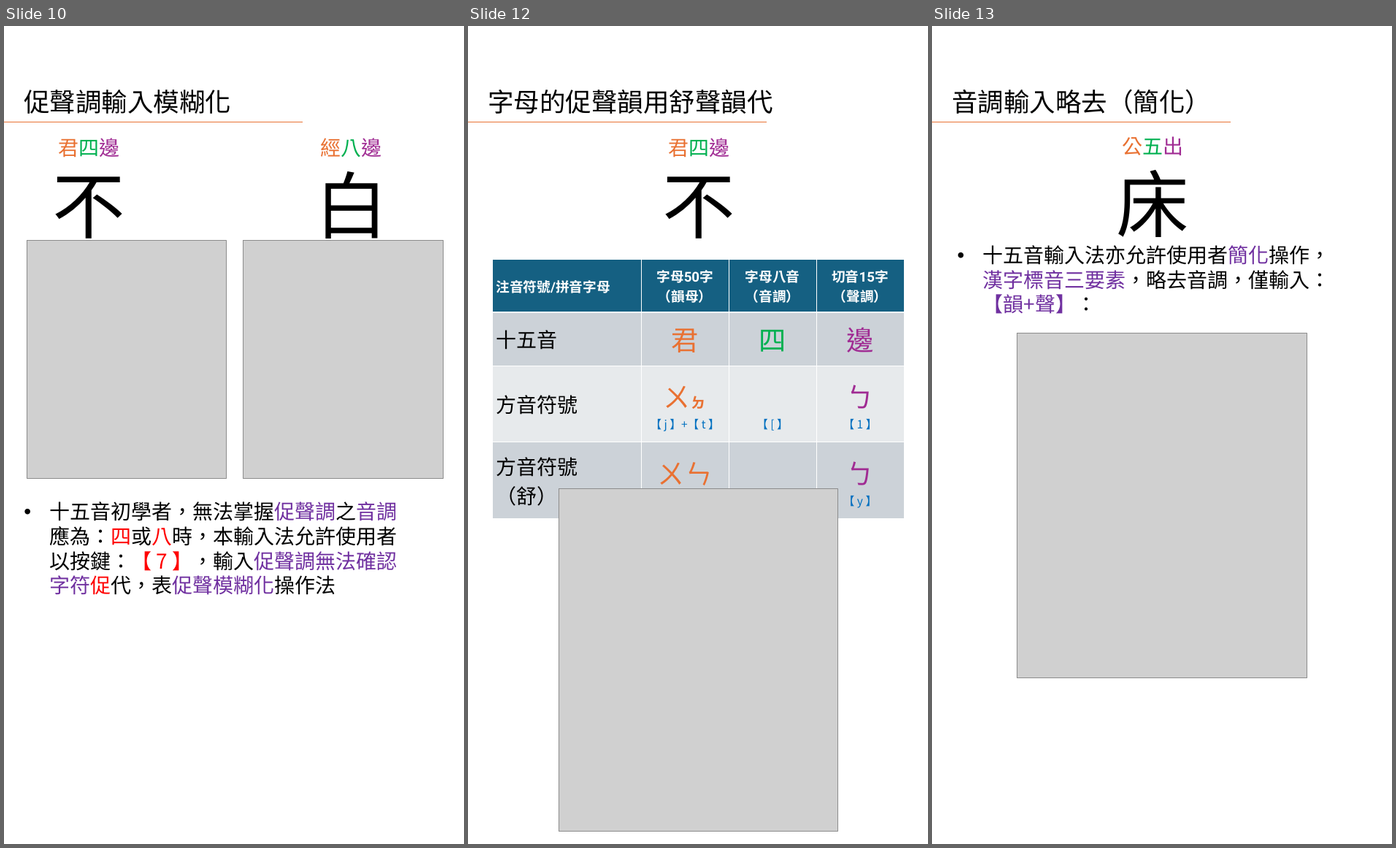
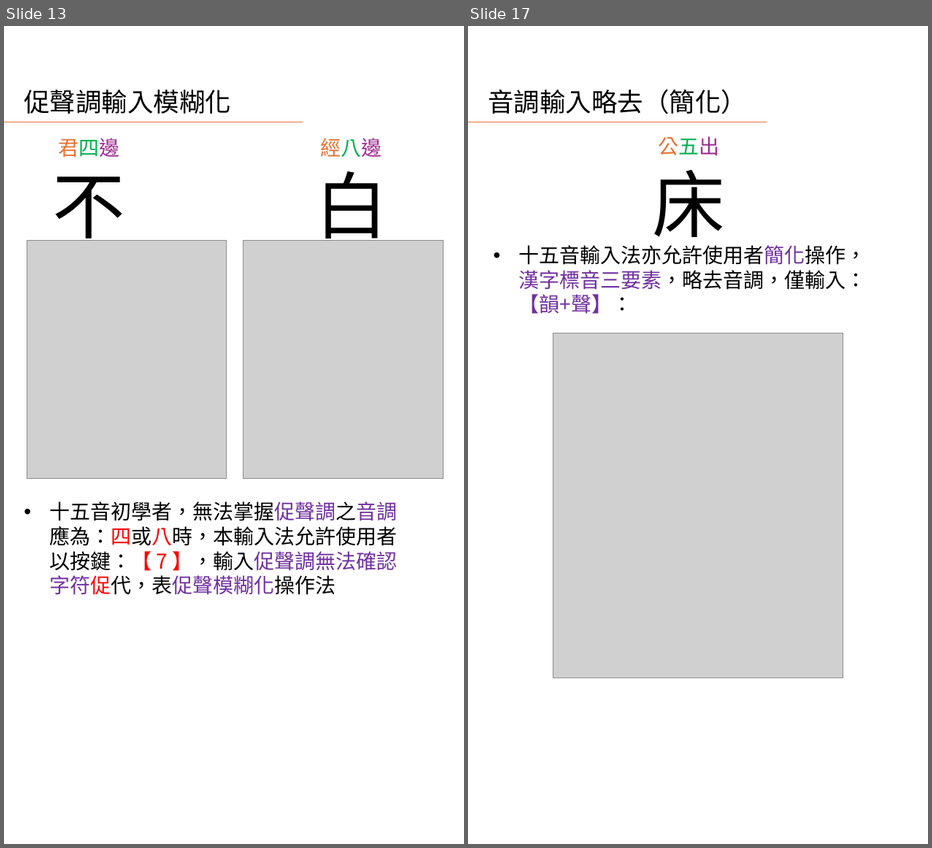
Before and after one commit to AlanJui/rime-tlpa, a slide deck: docs/guide/十五音輸入法簡介.pptx. Shown side by side, each under a label of ours: slides 10, 12 and 13 before the commit, slides 13 and 17 after it; the slides between them are not shown. The pictures are 1396x848 and 932x848 pixels, drawn with LibreOffice and Linux fonts; fonts in the diff are those of the drawing; grey boxes stand for pictures. Boxes give left, top, right and bottom in pixels: in the first picture for what was removed or moved away, otherwise in the second. Text is boxed around its words. In the diff, an @@ line names an element or a change of style, - is before the commit and + after.

```diff
--- a/docs/guide/十五音輸入法簡介.pptx
+++ b/docs/guide/十五音輸入法簡介.pptx
@@ slide 12 removed at (468, 26, 928, 844), background #FFFFFF; not listed: 1 template element that a slide beside it also shows @@
@@ title removed at (488, 90, 772, 114) @@
-字母的促聲韻用舒聲韻代
@@ text removed at (668, 138, 729, 157) @@
-君四邊
@@ text removed at (662, 176, 735, 238) @@
-不
@@ table removed at (492, 260, 904, 511), 4 rows, 4 columns @@
-注音符號/拼音字母 | 字母50字 （韻母） | 字母八音 （音調） | 切音15字 （聲調）
-十五音 | 君 | 四 | 邊
-方音符號 | ㄨㆵ / 【 j 】+【 t 】 | 【 [ 】 | ㄅ 【 1 】
-方音符號（舒） | ㄨㄣ / 【 j 】+【 p】 | 【 [ 】 | ㄅ 【 y 】
@@ picture removed at (559, 488, 837, 830) @@
@@ what was slide 10 is now slide 13 @@
@@ what was slide 13 is now slide 17 @@
```
Also in this commit, not shown: 5 slides changed, 11 slides added, 1 other slide removed, 19 other files.
